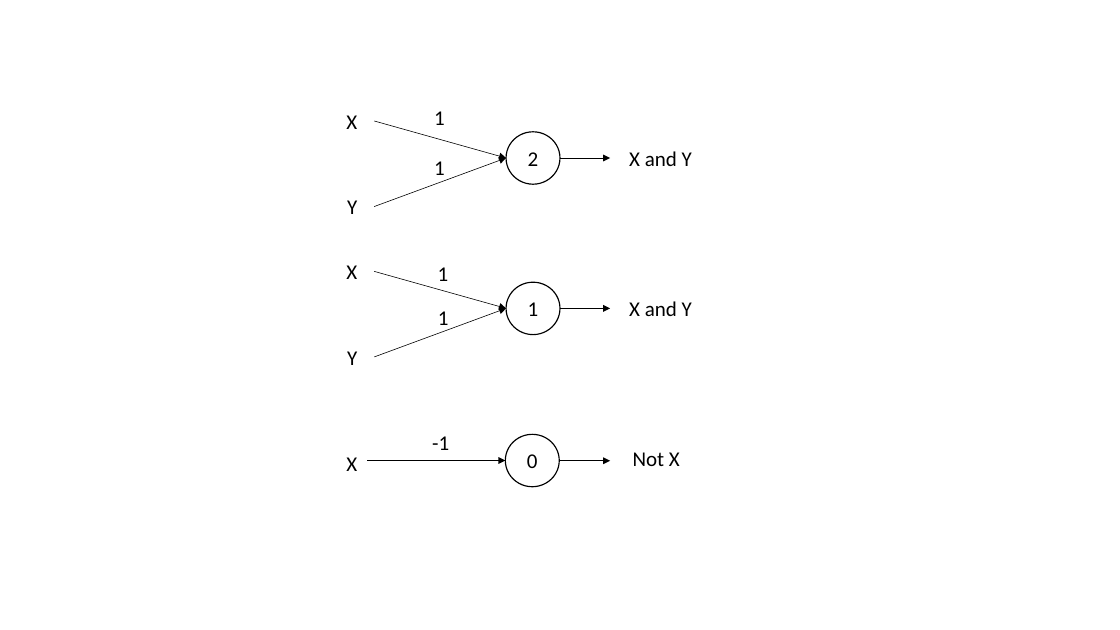
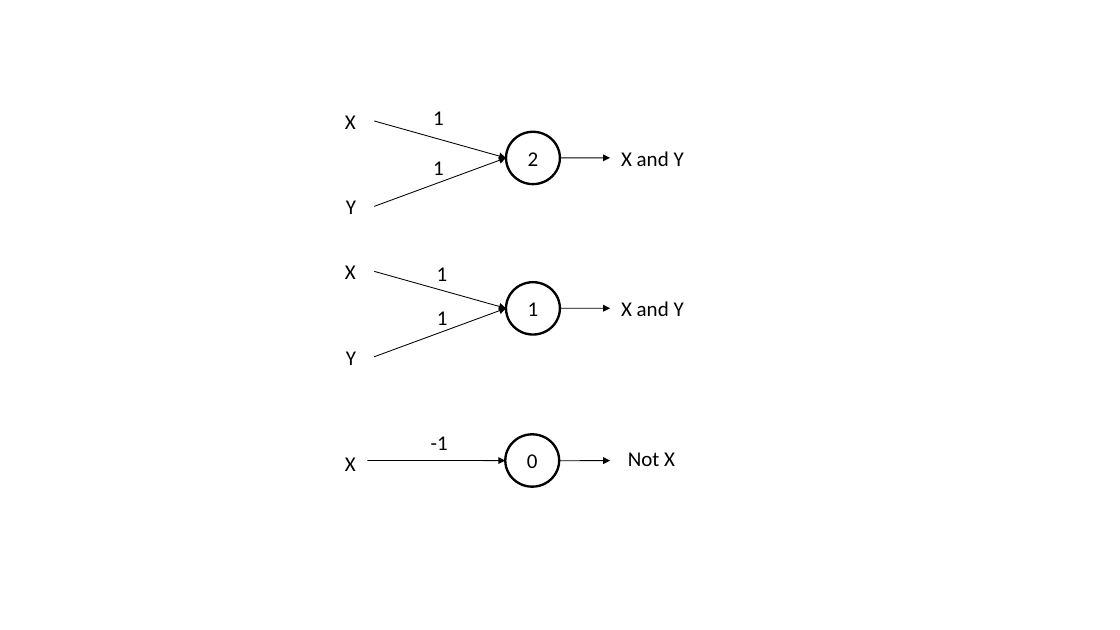
Before and after one commit to IMDxD/MLIsuct, a slide deck: slide 6 of fall2019/lecture8/Neural networks.pptx. Drawn at 1120x630 pixels with LibreOffice and Linux fonts; fonts in the diff are those of the drawing. Boxes give left, top, right and bottom in pixels: in the first picture for what was removed or moved away, otherwise in the second. Text is boxed around its words. In the diff, an @@ line names an element or a change of style, - is before the commit and + after.

```diff
--- a/fall2019/lecture8/Neural networks.pptx
+++ b/fall2019/lecture8/Neural networks.pptx
@@ arrow removed from (375, 121) to (506, 158) @@
@@ freeform shape added at [375,121,507,158], outline #000000 0.75 pt @@
@@ text "X and Y": place and size @@
-text "X and Y" at [629,151,692,166]
+text "X and Y" at [621,151,684,166]
@@ arrow removed from (375, 207) to (506, 158) @@
@@ freeform shape added at [375,158,507,207], outline #000000 0.75 pt @@
@@ arrow removed from (560, 158) to (610, 158) @@
@@ freeform shape added at [560,158,611,158], outline #000000 0.75 pt @@
@@ arrow removed from (375, 271) to (506, 308) @@
@@ freeform shape added at [375,271,507,308], outline #000000 0.75 pt @@
@@ text "X and Y": place and size @@
-text "X and Y" at [629,301,692,316]
+text "X and Y" at [621,301,684,316]
@@ arrow removed from (375, 357) to (506, 308) @@
@@ freeform shape added at [375,308,507,357], outline #000000 0.75 pt @@
@@ arrow removed from (560, 308) to (610, 308) @@
@@ freeform shape added at [560,308,611,308], outline #000000 0.75 pt @@
@@ outline #000000 1 pt to #000000 2 pt in 3 elements at [506,132,560,184], [506,282,560,334], [506,434,560,486] @@
@@ text "Not X": place and size @@
-text "Not X" at [633,452,680,466]
+text "Not X" at [628,452,675,466]
@@ arrow removed from (560, 461) to (610, 461) @@
@@ freeform shape added at [560,460,611,460], outline #000000 0.75 pt @@
```
Also in this commit, not shown: 13 other slides changed, 4 other files.
